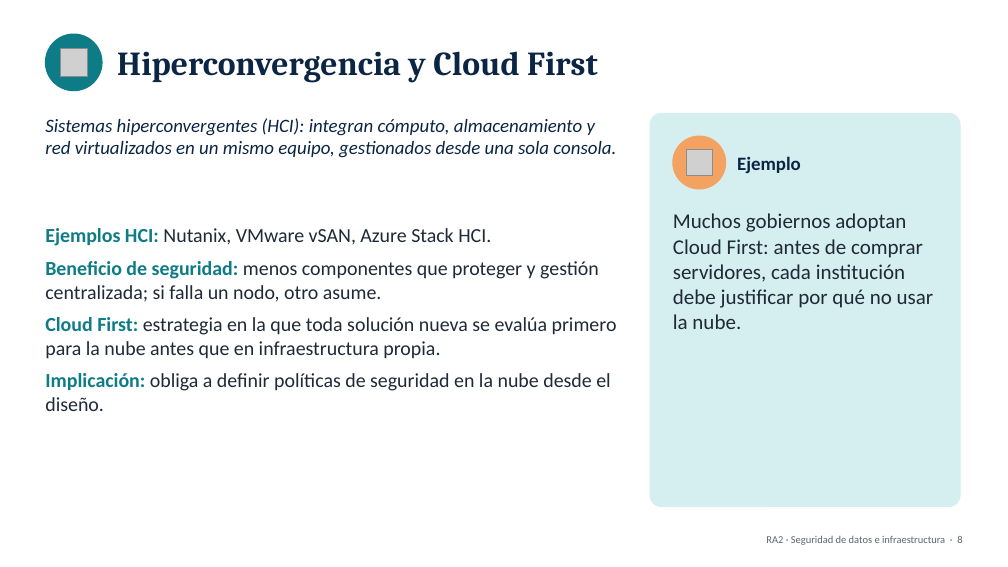
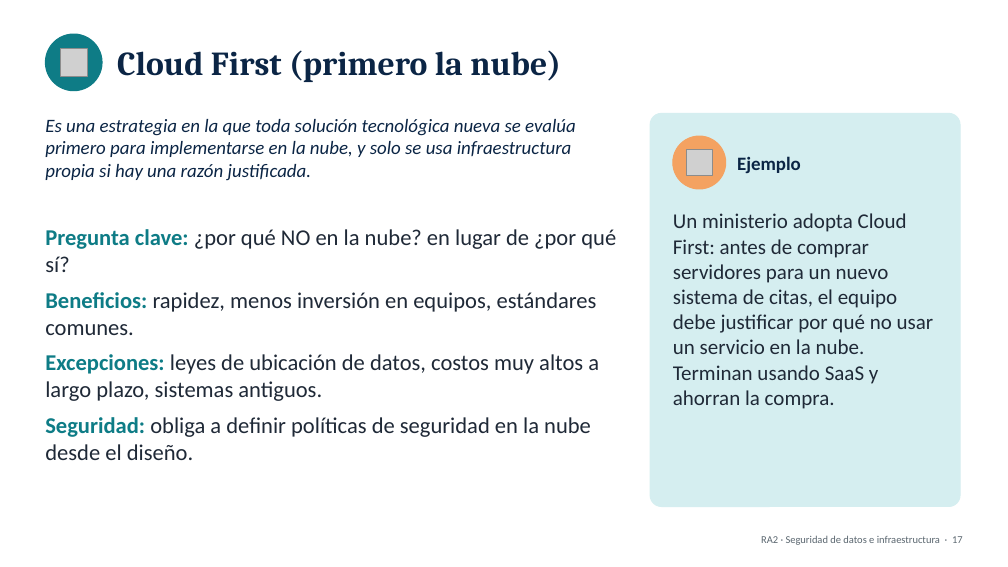
Before and after one commit to HrndzEricka/CABANA, a slide deck: slide 18 of 11-3/presentaciones/RA2_Seguridad_Datos_Infraestructura.pptx (slide 9 before the commit). Drawn at 1008x567 pixels with LibreOffice and Linux fonts; fonts in the diff are those of the drawing; grey boxes stand for pictures. Boxes give left, top, right and bottom in pixels: in the first picture for what was removed or moved away, otherwise in the second. Text is boxed around its words. In the diff, an @@ line names an element or a change of style, - is before the commit and + after.

```diff
--- a/11-3/presentaciones/RA2_Seguridad_Datos_Infraestructura.pptx
+++ b/11-3/presentaciones/RA2_Seguridad_Datos_Infraestructura.pptx
@@ text at <box>117,50,561,82</box>: text changed @@
-Hiperconvergencia y Cloud First
+Cloud First (primero la nube)
@@ text at <box>45,119,576,180</box>: text changed @@
-Sistemas hiperconvergentes (HCI): integran cómputo, almacenamiento y red virtualizados en un mismo equipo, gestionados desde una sola consola.
+Es una estrategia en la que toda solución tecnológica nueva se evalúa primero para implementarse en la nube, y solo se usa infraestructura propia si hay una razón justificada.
@@ text at <box>45,229,616,460</box>: text changed; size 19 to 21.5 pt @@
-• Ejemplos HCI: Nutanix, VMware vSAN, Azure Stack HCI.
-• Beneficio de seguridad: menos componentes que proteger y gestión centralizada; si falla un nodo, otro asume.
-• Cloud First: estrategia en la que toda solución nueva se evalúa primero para la nube antes que en infraestructura propia.
-• Implicación: obliga a definir políticas de seguridad en la nube desde el diseño.
+• Pregunta clave: ¿por qué NO en la nube? en lugar de ¿por qué sí?
+• Beneficios: rapidez, menos inversión en equipos, estándares comunes.
+• Excepciones: leyes de ubicación de datos, costos muy altos a largo plazo, sistemas antiguos.
+• Seguridad: obliga a definir políticas de seguridad en la nube desde el diseño.
@@ text at <box>673,213,934,409</box>: text changed @@
-Muchos gobiernos adoptan Cloud First: antes de comprar servidores, cada institución debe justificar por qué no usar la nube.
+Un ministerio adopta Cloud First: antes de comprar servidores para un nuevo sistema de citas, el equipo debe justificar por qué no usar un servicio en la nube. Terminan usando SaaS y ahorran la compra.
@@ text at <box>761,535,963,545</box>: text changed @@
-RA2 · Seguridad de datos e infraestructura · 8
+RA2 · Seguridad de datos e infraestructura · 17
```
Also in this commit, not shown: 19 other slides changed, 22 slides added, 3 slides removed, 4 other files.
